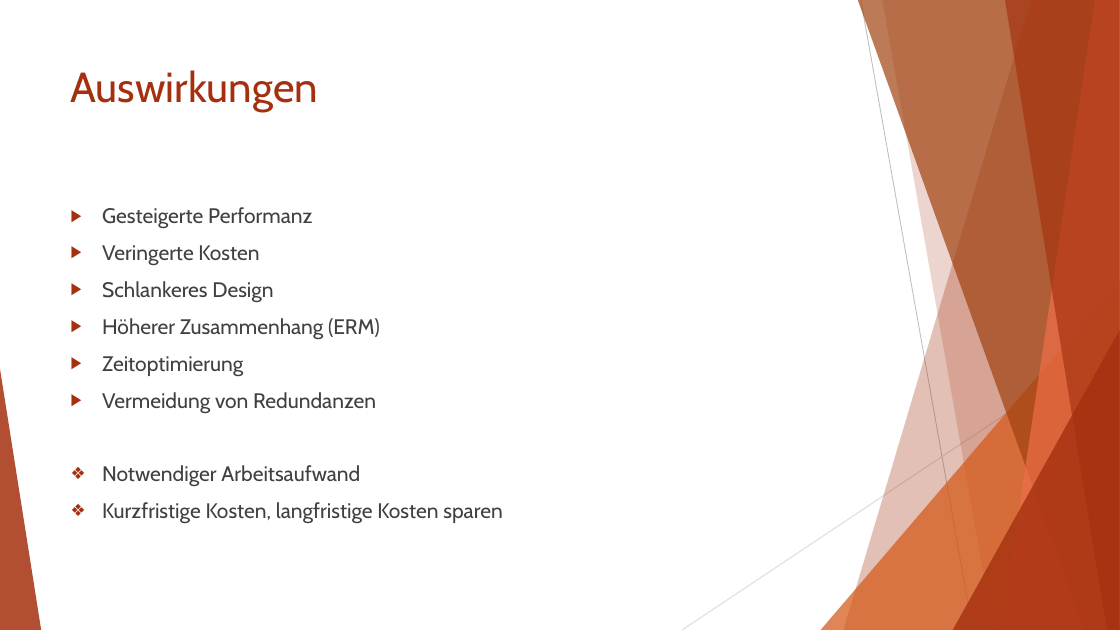
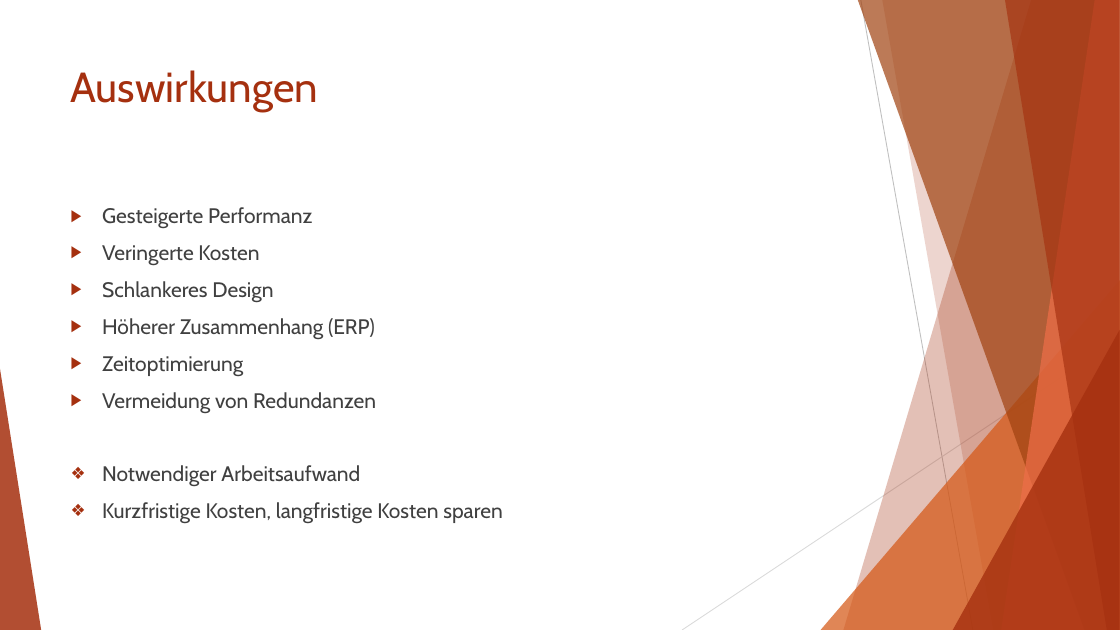
Before and after one commit to Maria-L/AI3_1314, a slide deck: slide 9 of BWL/Praktikum 4/Meeting zur Ist-Zustandsanalyse Bank4You.pptx. Drawn at 1120x630 pixels with LibreOffice and Linux fonts; fonts in the diff are those of the drawing. Boxes give left, top, right and bottom in pixels: in the first picture for what was removed or moved away, otherwise in the second. Text is boxed around its words. In the diff, an @@ line names an element or a change of style, - is before the commit and + after.

```diff
--- a/BWL/Praktikum 4/Meeting zur Ist-Zustandsanalyse Bank4You.pptx
+++ b/BWL/Praktikum 4/Meeting zur Ist-Zustandsanalyse Bank4You.pptx
@@ text at bbox=[102, 318, 375, 339]: text changed @@
-▶ Höherer Zusammenhang (ERM)
+▶ Höherer Zusammenhang (ERP)
```
Also in this commit, not shown: 1 other slide changed, 5 other files.
